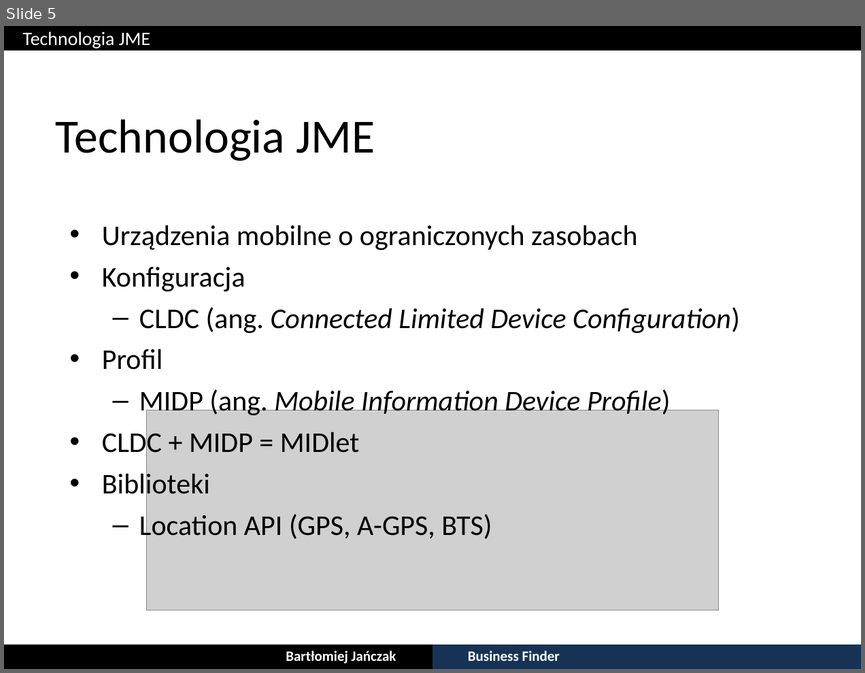
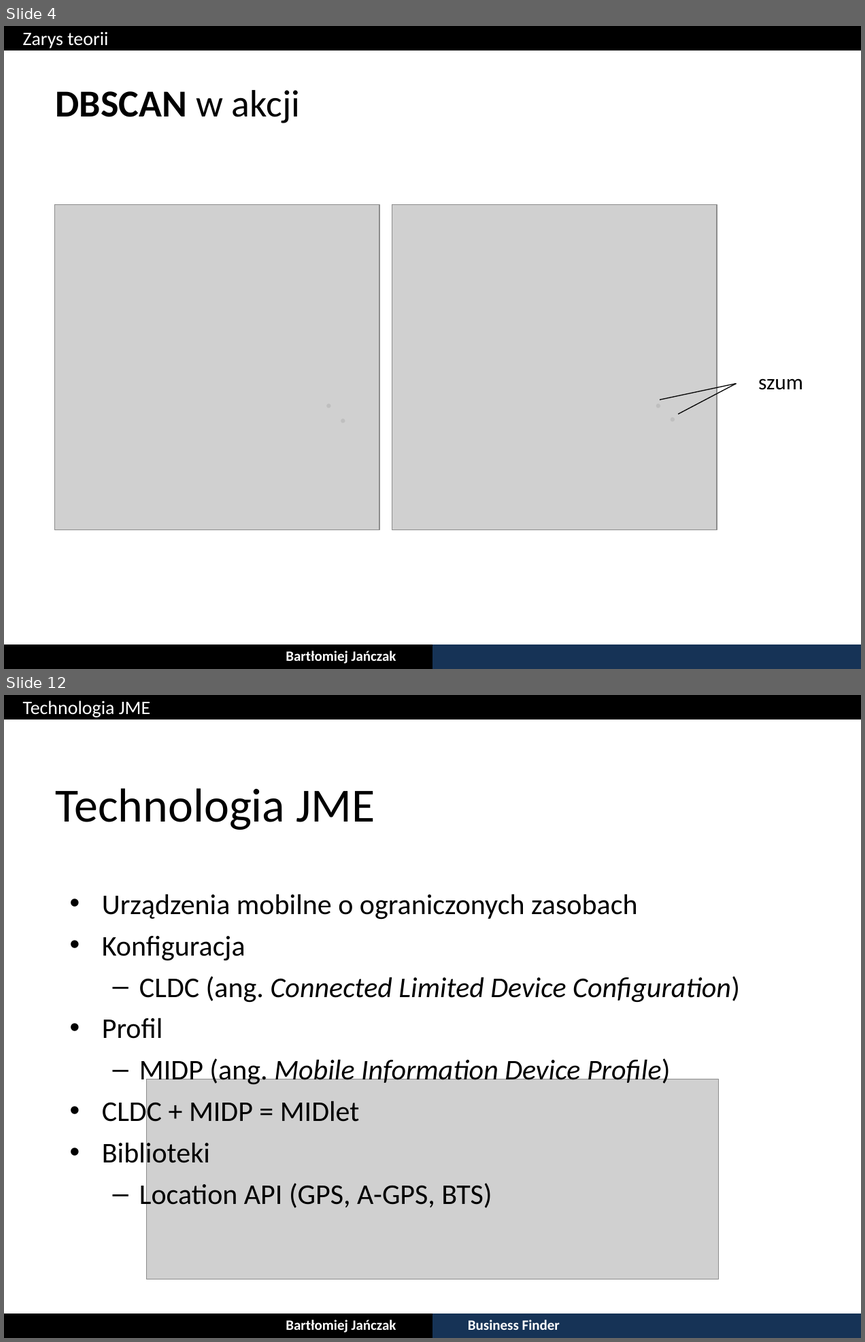
Before and after one commit to bjanczak/mgr, a slide deck: documents/prezentacja/Bartlomiej_Janczak_22_06_2013.ppt. Shown one above the other, each under a label of ours: slide 5 before the commit, slides 4 and 12 after it; the slides between them are not shown. The pictures are 865x673 and 865x1342 pixels, drawn with LibreOffice and Linux fonts; fonts in the diff are those of the drawing; grey boxes stand for pictures. Boxes give left, top, right and bottom in pixels: in the first picture for what was removed or moved away, otherwise in the second. Text is boxed around its words. In the diff, an @@ line names an element or a change of style, - is before the commit and + after.

```diff
--- a/documents/prezentacja/Bartlomiej_Janczak_22_06_2013.ppt
+++ b/documents/prezentacja/Bartlomiej_Janczak_22_06_2013.ppt
@@ slide 4 added at (x1=4, y1=26, x2=861, y2=669), background #FFFFFF @@
@@ rectangle added at (x1=4, y1=26, x2=861, y2=50), fill #000000 @@
@@ text added at (x1=23, y1=31, x2=108, y2=48), 16 pt, text #FFFFFF @@
+Zarys teorii
@@ title added at (x1=56, y1=90, x2=300, y2=123), 32 pt, text #000000, bold @@
+DBSCAN w akcji
@@ picture added at (x1=54, y1=205, x2=379, y2=530) @@
@@ picture added at (x1=392, y1=205, x2=717, y2=530) @@
@@ text added at (x1=316, y1=368, x2=353, y2=419), 30 pt, text #BFBFBF @@
+.
@@ text added at (x1=645, y1=368, x2=682, y2=419), 30 pt, text #BFBFBF @@
+.
@@ text added at (x1=330, y1=382, x2=367, y2=434), 30 pt, text #BFBFBF @@
+.
@@ text added at (x1=660, y1=381, x2=696, y2=432), 30 pt, text #BFBFBF @@
+.
@@ line added from (660, 399) to (736, 383), #000000 0.74 pt @@
@@ line added from (679, 414) to (736, 383), #000000 0.74 pt @@
@@ text added at (x1=758, y1=378, x2=803, y2=390), 18 pt, text #000000 @@
+szum
@@ rectangle added at (x1=4, y1=645, x2=432, y2=669), fill #000000 @@
@@ text added at (x1=286, y1=650, x2=396, y2=663), 12 pt, text #FFFFFF, bold @@
+Bartłomiej Jańczak
@@ rectangle added at (x1=432, y1=645, x2=861, y2=669), fill #163356 @@
@@ what was slide 5 is now slide 12 @@
```
Also in this commit, not shown: 4 slides changed, 6 other slides added.
